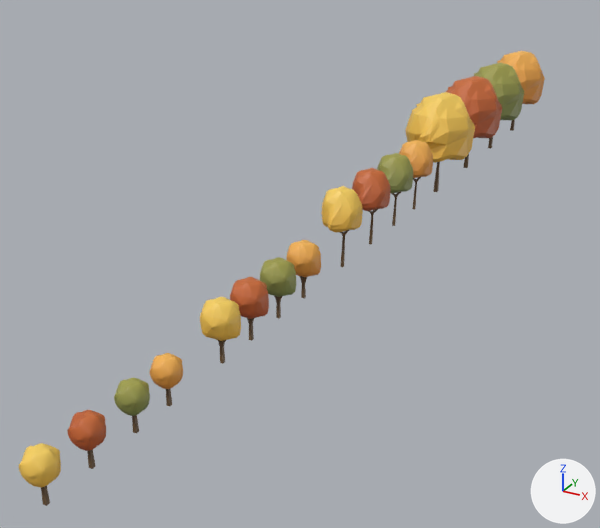
A saved change to the glTF model models/small-tree-2.glb.
Rendered twice from a 50 mm lens placed at (1.78, -2.55, 1.82), pointed at (-0.38, 1.38, -0.15). The axes (+X, +Y, +Z) are drawn at lower right. The lights are the same throughout. Where no turn or scale is listed for an object, it has been applied to the vertices.

Objects in the first picture: 'extra-large-tree-4', 'extra-large-tree-4.002', 'extra-large-tree-4.003', 'extra-large-tree-4.004', 'large-tree-4.001', 'large-tree-4.002', 'large-tree-4.003', 'large-tree-4.004', 'medium-tree-3.001', 'medium-tree-4.001', 'medium-tree-4.003', 'medium-tree-4.004', 'small-tree-3.001', 'small-tree-4.001', 'small-tree-4.004', 'small-tree-4.005'.
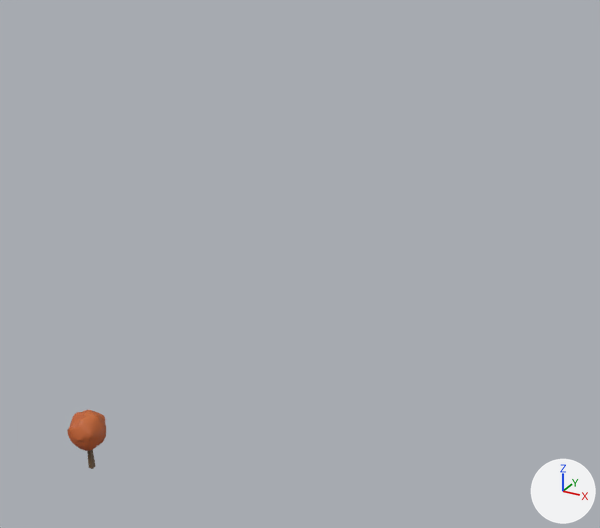
The change in detail:
Object 'extra-large-tree-4' (ob_extra_large_tree_4) is deleted.
Object 'small-tree-4.001' (ob_small_tree_4_001) is deleted.
Object 'medium-tree-4.001' (ob_medium_tree_4_001) is deleted.
Object 'medium-tree-3.001' (ob_medium_tree_3_001) is deleted.
Object 'large-tree-4.001' (ob_large_tree_4_001) is deleted.
Object 'small-tree-4.004' (ob_small_tree_4_004) is deleted.
Object 'small-tree-4.005' (ob_small_tree_4_005) is deleted.
Object 'medium-tree-4.003' (ob_medium_tree_4_003) is deleted.
Object 'medium-tree-4.004' (ob_medium_tree_4_004) is deleted.
Object 'large-tree-4.002' (ob_large_tree_4_002) is deleted.
Object 'large-tree-4.003' (ob_large_tree_4_003) is deleted.
Object 'large-tree-4.004' (ob_large_tree_4_004) is deleted.
Object 'extra-large-tree-4.002' (ob_extra_large_tree_4_002) is deleted.
Object 'extra-large-tree-4.003' (ob_extra_large_tree_4_003) is deleted.
Object 'extra-large-tree-4.004' (ob_extra_large_tree_4_004) is deleted.

Where the change shows, as pixel boxes [x1, y1, x2, y2] in the pictures (600 x 528 px):
'extra-large-tree-4', deleted (orange)
    before: [406, 92, 475, 192]
'extra-large-tree-4.002', deleted (orange)
    before: [446, 76, 502, 168]
'large-tree-4.001', deleted (orange)
    before: [321, 186, 363, 267]
'medium-tree-4.001', deleted (yellow)
    before: [200, 297, 241, 364]
'extra-large-tree-4.003', deleted (yellow)
    before: [474, 63, 524, 149]
'small-tree-4.001', deleted (yellow)
    before: [19, 443, 61, 506]
'large-tree-4.002', deleted (orange)
    before: [352, 168, 391, 244]
'medium-tree-3.001', deleted (orange)
    before: [230, 277, 269, 341]
'extra-large-tree-4.004', deleted (orange)
    before: [497, 51, 545, 131]
'medium-tree-4.003', deleted (yellow)
    before: [260, 257, 296, 318]
'small-tree-4.004', deleted (yellow)
    before: [114, 378, 150, 434]
'large-tree-4.003', deleted (yellow)
    before: [377, 153, 413, 226]
'medium-tree-4.004', deleted (orange)
    before: [287, 240, 321, 298]
'small-tree-4.005', deleted (orange)
    before: [150, 353, 183, 407]
'large-tree-4.004', deleted (orange)
    before: [399, 140, 433, 210]
